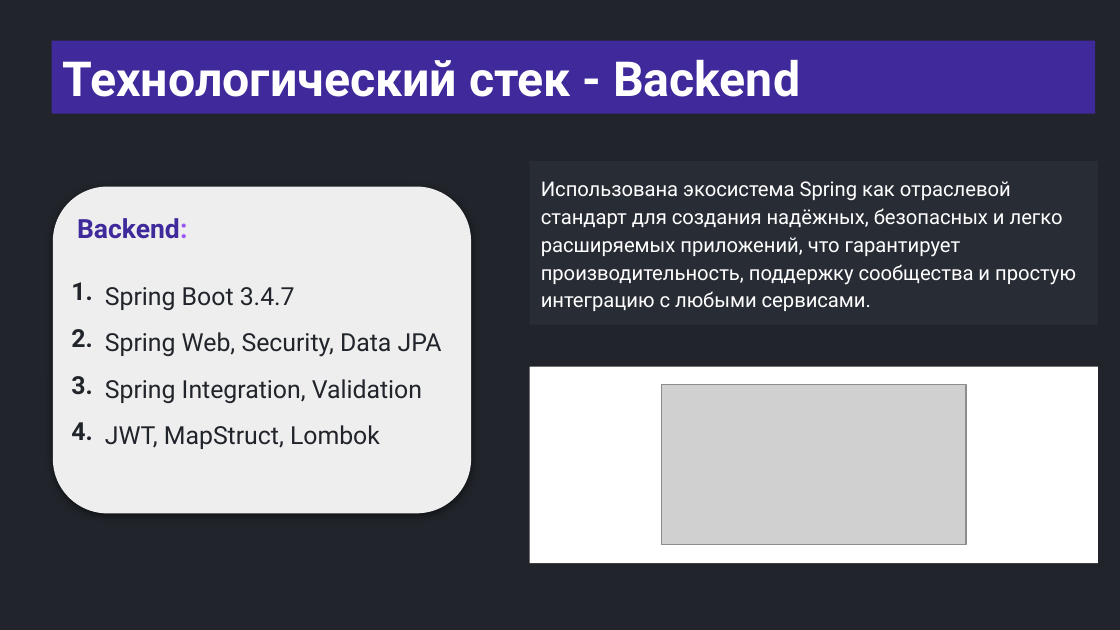
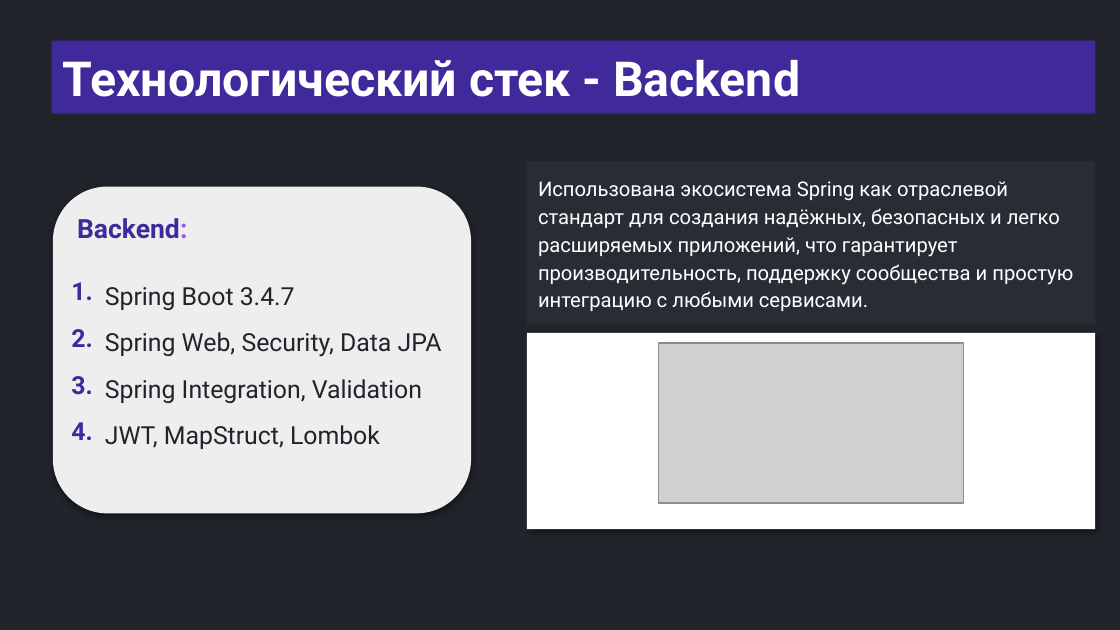
Before and after one commit to semusv/Bank_analyzer, a slide deck: slide 5 of bank_analyzer.pptx. Drawn at 1120x630 pixels with LibreOffice and Linux fonts; fonts in the diff are those of the drawing; grey boxes stand for pictures. Boxes give left, top, right and bottom in pixels: in the first picture for what was removed or moved away, otherwise in the second. Text is boxed around its words. In the diff, an @@ line names an element or a change of style, - is before the commit and + after.

```diff
--- a/bank_analyzer.pptx
+++ b/bank_analyzer.pptx
@@ rectangle "Использована экосистема Spring как отраслевой ...": place and size @@
-rectangle "Использована экосистема Spring как отраслевой ..." at box(530, 161, 1098, 325)
+rectangle "Использована экосистема Spring как отраслевой ..." at box(526, 161, 1094, 325)
@@ table at box(66, 272, 472, 459) @@
@@ text colour #21252B to #40299B in "1.", "2.", "3.", "4." @@
@@ rectangle: place and size @@
-rectangle at box(530, 366, 1098, 562)
+rectangle at box(526, 333, 1094, 529)
@@ rectangle at box(526, 333, 1094, 529): shadow on @@
@@ picture: place and size @@
-picture at box(662, 385, 967, 545)
+picture at box(659, 343, 963, 503)
```
Also in this commit, not shown: 6 other slides changed, 5 slides added, 15 other files.
